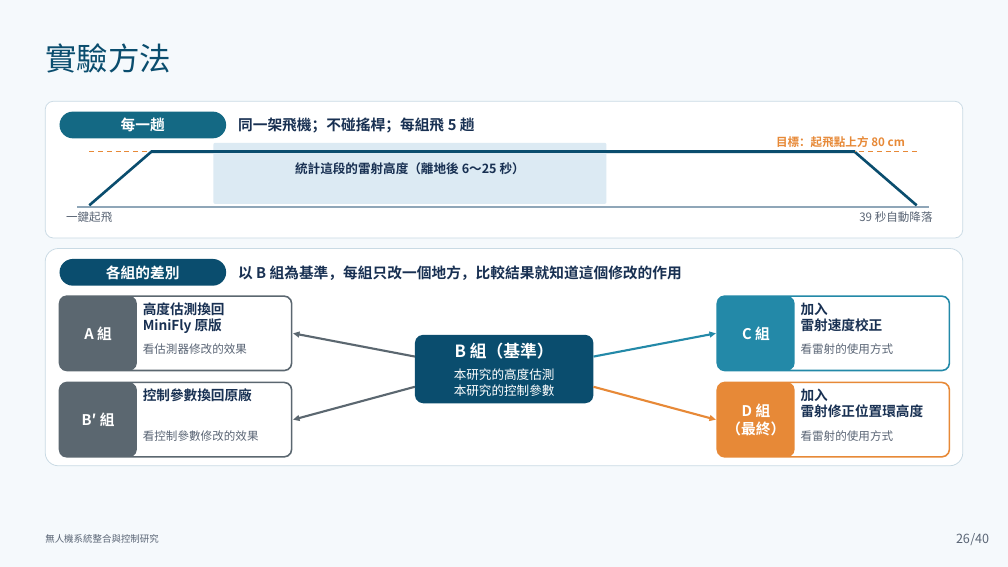
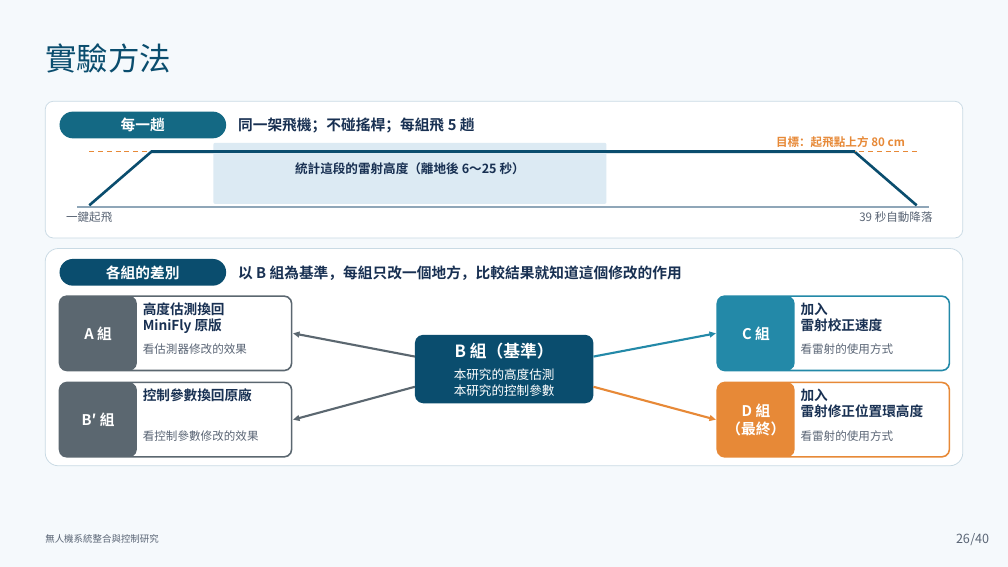
Before and after one commit to lingken1028/-, a slide deck: slide 26 of 無人機系統整合與控制研究_口試簡報 2.pptx. Drawn at 1008x567 pixels with LibreOffice and Linux fonts; fonts in the diff are those of the drawing. Boxes give left, top, right and bottom in pixels: in the first picture for what was removed or moved away, otherwise in the second. Text is boxed around its words. In the diff, an @@ line names an element or a change of style, - is before the commit and + after.

```diff
--- a/無人機系統整合與控制研究_口試簡報 2.pptx
+++ b/無人機系統整合與控制研究_口試簡報 2.pptx
@@ text at box(801, 318, 883, 331): text changed @@
-雷射速度校正
+雷射校正速度
```
Also in this commit, not shown: 3 other slides changed.
